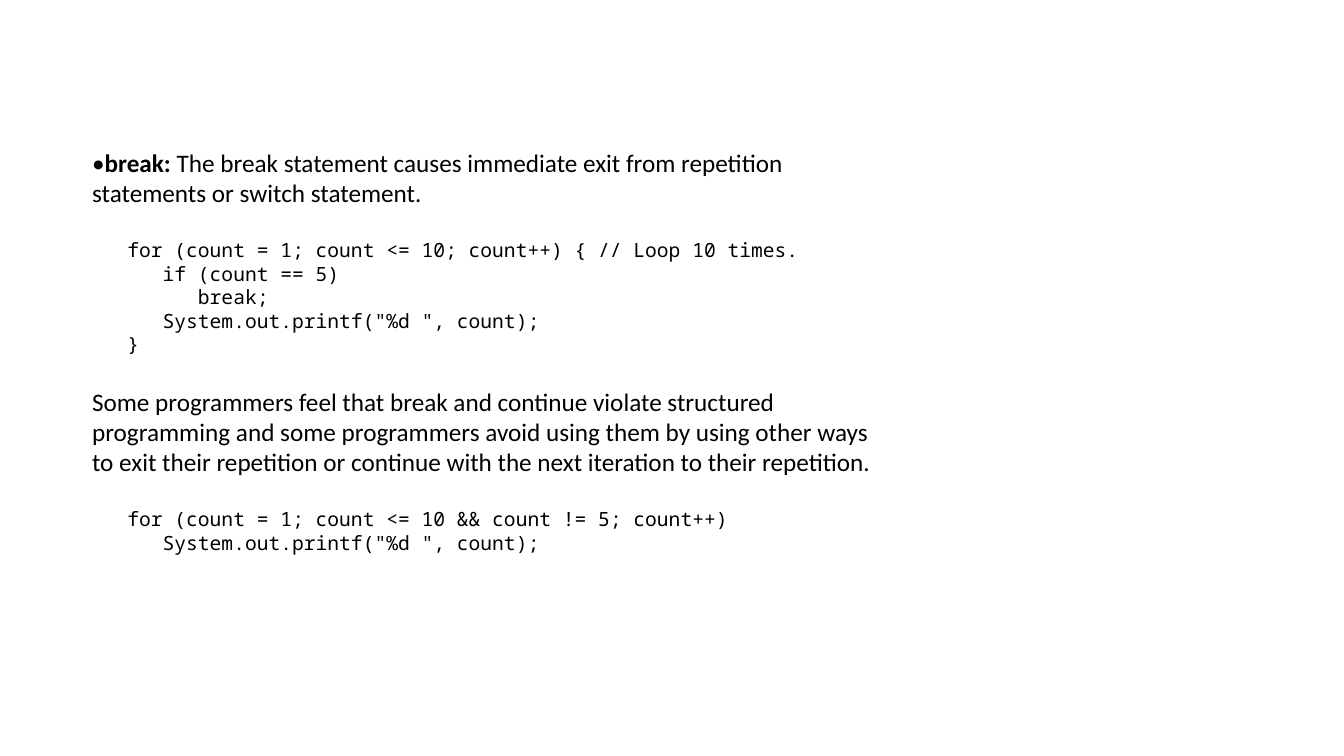
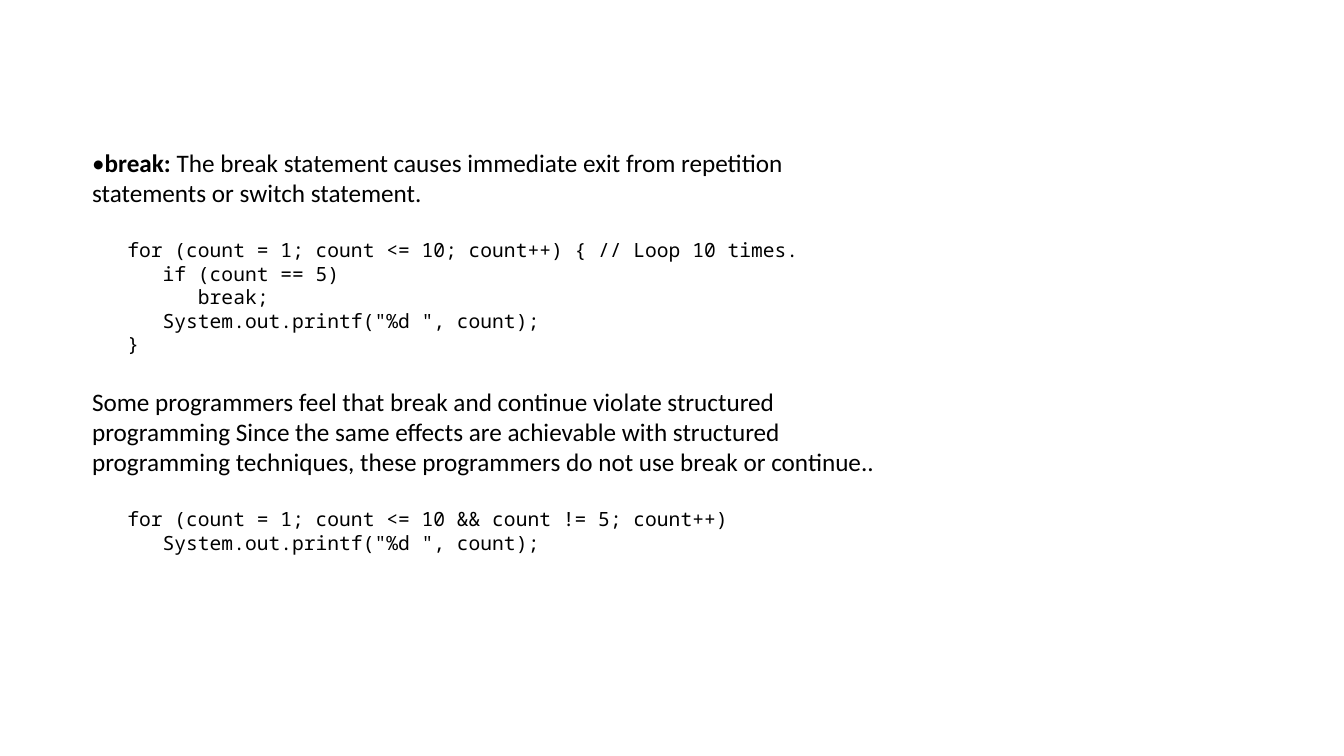
Before and after one commit to AnilJava95/Other, a slide deck: slide 14 of Computer Science and Programming Languages/Control Statements and Structured Programming.pptx. Drawn at 1344x756 pixels with LibreOffice and Linux fonts; fonts in the diff are those of the drawing. Boxes give left, top, right and bottom in pixels: in the first picture for what was removed or moved away, otherwise in the second. Text is boxed around its words. In the diff, an @@ line names an element or a change of style, - is before the commit and + after.

```diff
--- a/Computer Science and Programming Languages/Control Statements and Structured Programming.pptx
+++ b/Computer Science and Programming Languages/Control Statements and Structured Programming.pptx
@@ text at bbox=[92, 393, 873, 476]: text changed @@
-Some programmers feel that break and continue violate structured programming and some programmers avoid using them by using other ways to exit their repetition or continue with the next iteration to their repetition.
+Some programmers feel that break and continue violate structured programming Since the same effects are achievable with structured programming techniques, these programmers do not use break or continue..
```
Also in this commit, not shown: 8 other slides changed, 41 other files.
